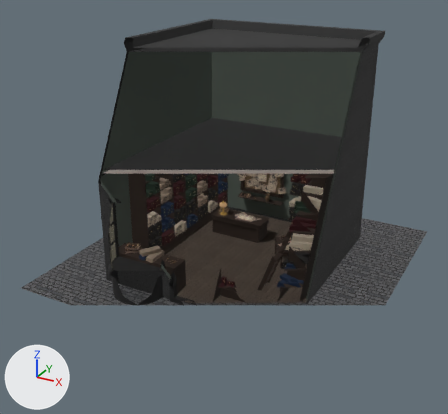
One commit to the glTF model models/separate-models/wandStoreWithoutAnimation.glb: the scene before it, then after it.
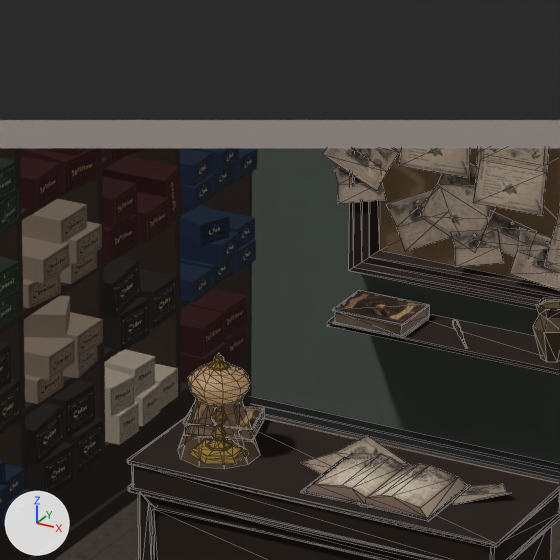
The first picture shows the older version from a camera (50 mm lens) standing at (13.32, -26.16, 15.81) and looking at (-0.33, -1.34, 3.4). The close-ups show both versions on the part from 43% to 60% of the width and 37% to 55% of the height of that picture. Every picture has the same lights, and +X, +Y and +Z are marked at lower left. The close-ups show mesh edges as thin lines. Everything nearer to the camera than a plane just in front of the edit is cut away. Objects named as collision shapes, trigger or cutter boxes, shadow casters or lower levels of detail are left out. Where no turn or scale is listed for an object, it has been applied to the vertices.

Names of what the first close-up shows: 'Shelves', 'SmallShelf', 'Store', 'Tables', 'Vase.002'.
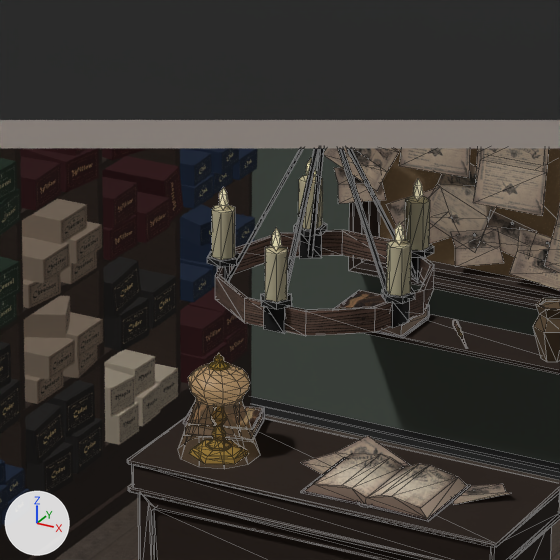
Pixel boxes (x1, y1, x2, y2) of what changed, in the close-ups (560 x 560 px):
'Lamp', added: after (207, 148, 434, 336)
    faces in mat_rough (picture img_labels_color_palette_min): (207, 148, 434, 334)
    faces in mat_wand (picture img_wand_min): (215, 230, 434, 336)
    faces in mat_emissive: (219, 158, 423, 250)

Edits to the bpy script that builds the scene:
```text
Add me_cube:
    me_cube.from_pydata(...)  # 320 vertices, 474 faces; spans x -0.76..0.76, y -0.78..0.7, z -1.5..0.19
    # faces by material slot: [294, 80, 100]
    me_cube.materials.append(mat_rough)  # picture img_labels_color_palette_min
    me_cube.materials.append(mat_wand)  # picture img_wand_min
    me_cube.materials.append(mat_emissive)
Add ob_lamp:
    ob_lamp = bpy.data.objects.new('Lamp', me_cube)
    ob_lamp.location = (0.0, -0.557, 5.442)
```
